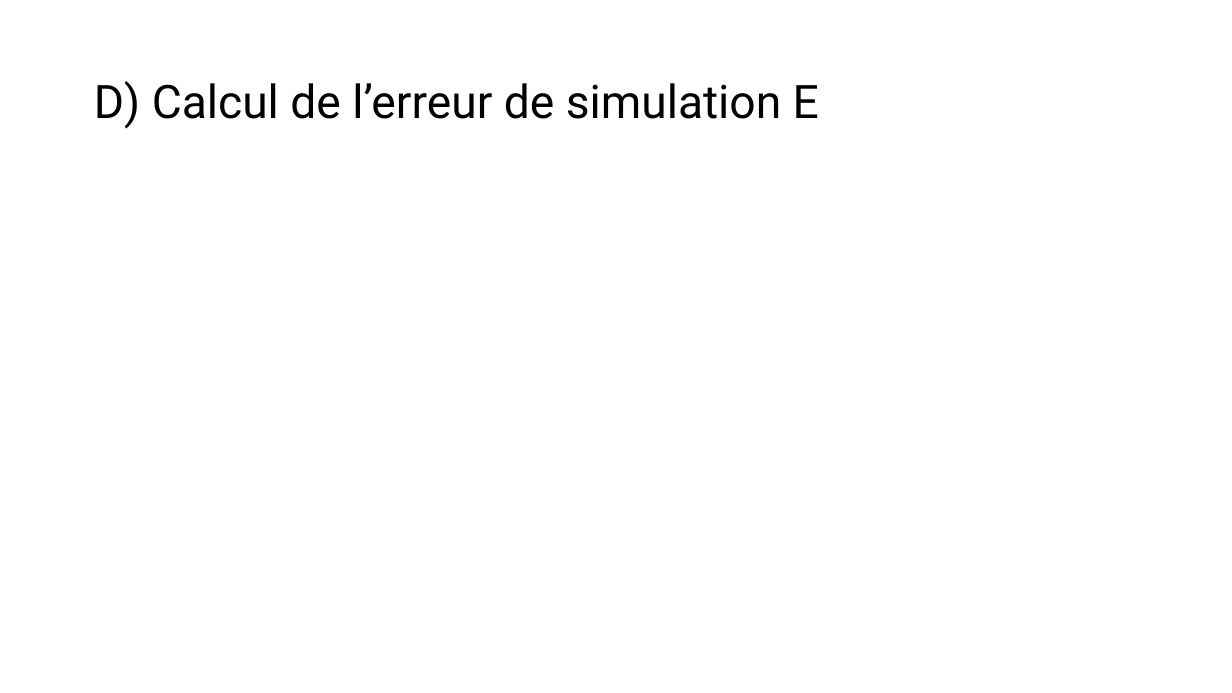
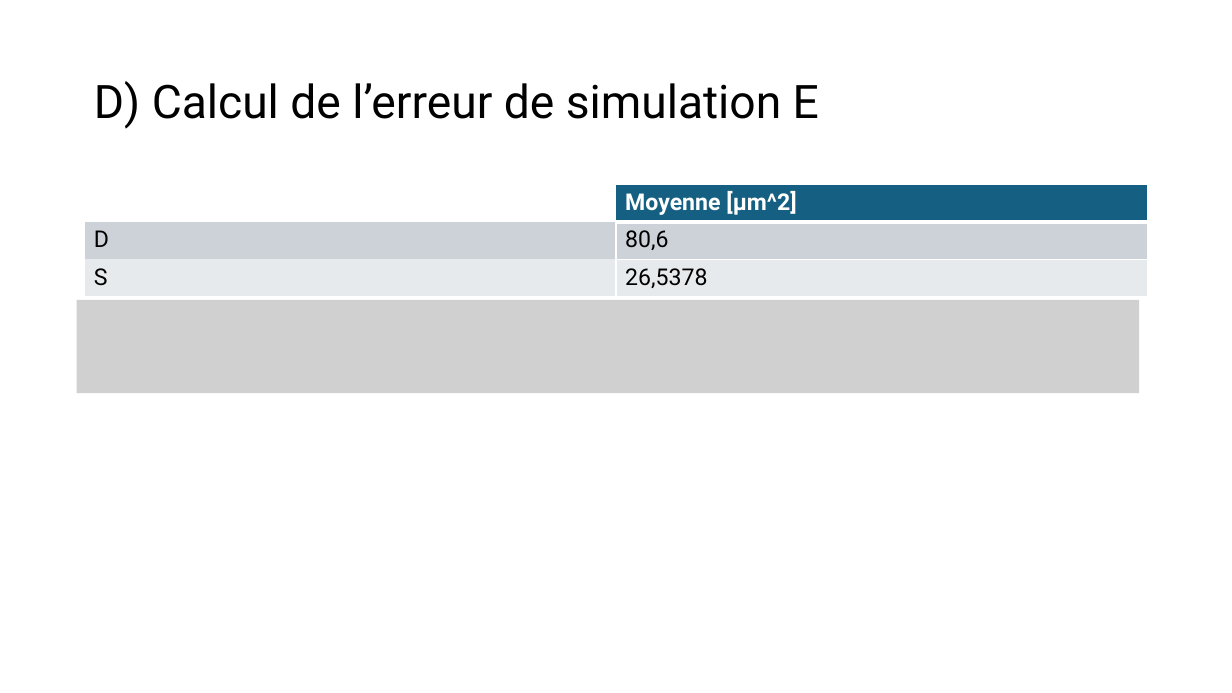
Before and after one commit to mehdibendaya/MEC8211DEV3, a slide deck: slide 7 of Devoir_3.pptx. Drawn at 1232x693 pixels with LibreOffice and Linux fonts; fonts in the diff are those of the drawing; grey boxes stand for pictures. Boxes give left, top, right and bottom in pixels: in the first picture for what was removed or moved away, otherwise in the second. Text is boxed around its words. In the diff, an @@ line names an element or a change of style, - is before the commit and + after.

Commit message:
pptx3

```diff
--- a/Devoir_3.pptx
+++ b/Devoir_3.pptx
@@ table added at [85,185,1148,298], 3 rows, 2 columns @@
+ | Moyenne [µm^2]
+D | 80,6
+S | 26,5378
@@ picture added at [77,300,1140,394] @@
```
Also in this commit, not shown: 2 other slides changed, 1 slide added, 1 slide removed, 1 other file.
